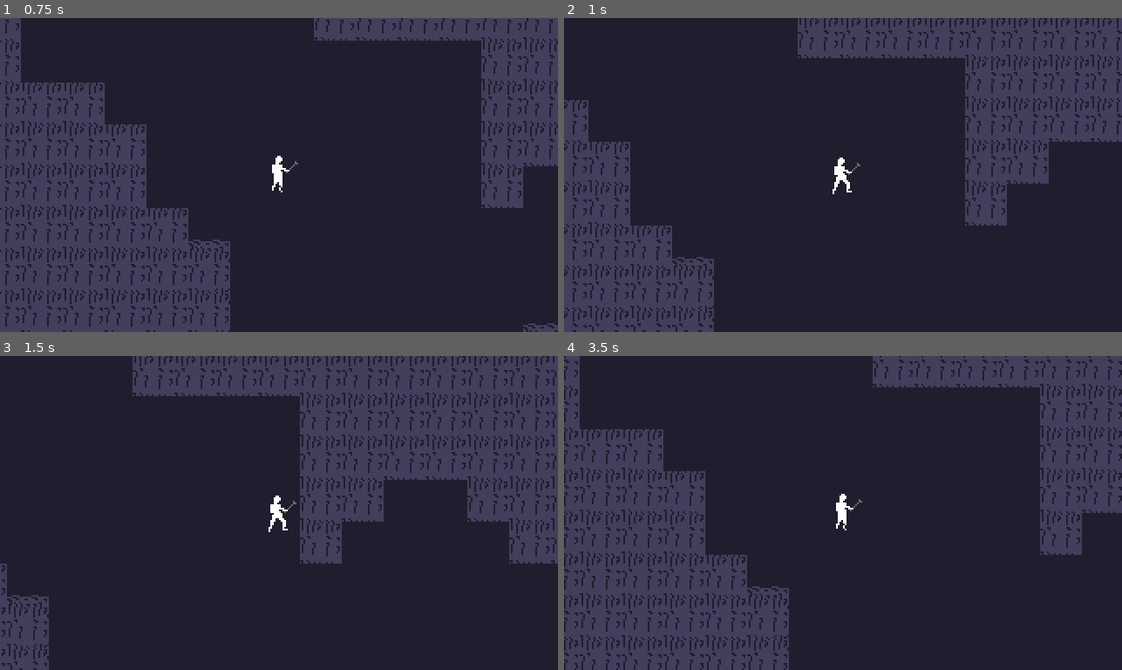
Above: before the commit, frames 1-4 (two rows, left to right).
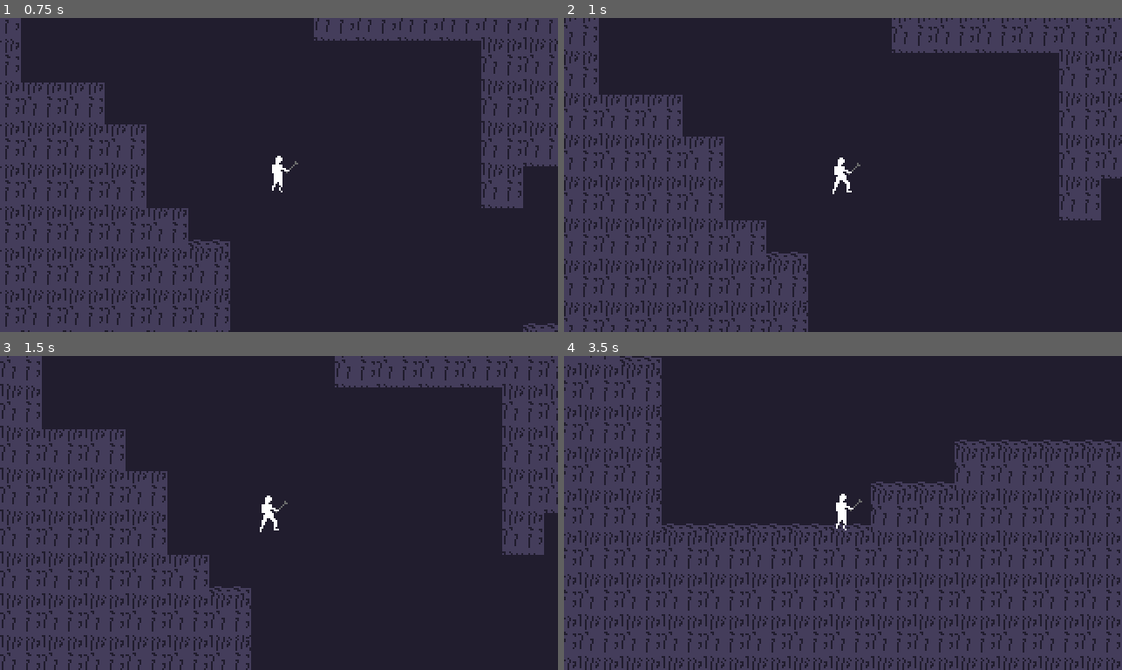
Above: after the commit, the same moments.

Repository: dedekm/ld50
Game: Godot game, scene res://src/Level.tscn
The game is run twice, just before and just after one commit, with the same random seed, the same clock (stepped at 60 frames per second) and the same inputs.
Inputs:
- Up to frame 1 (0.75 s): tap Enter at 0.5, 0.6 s; hold Right (ui_right) from 0.53 s (still down)
- Up to frame 2 (1 s): keep holding Right (ui_right); tap Up (ui_up) at 0.77 s; tap R at 0.8 s
- Up to frame 3 (1.5 s): keep holding Right (ui_right); tap R at 1.35 s
- Up to frame 4 (3.5 s): tap Up (ui_up) at 1.52, 3.02 s; tap Enter at 1.55, 2.85 s; release Right (ui_right) at 2.03 s; hold Left (ui_left) 2.03-2.78 s; tap Space (action) at 2.1, 2.75 s; tap R at 2.3 s; hold Right (ui_right) from 2.78 s (still down)

Frame 1 is identical in both runs. In frame 2, 28% of the frame differs, in the area x 0-100%, y 0-100%; in frame 3, 42%; in frame 4, 47%.

Commit message:
sm tweaks to game control

Diff:
--- a/src/Level.gd
+++ b/src/Level.gd
@@ -6,11 +6,18 @@
 
 func _ready():
   var size = OS.get_real_window_size()
-  OS.set_window_size(size * 4)
-  OS.center_window()
+  if size.x == 320:
+    OS.set_window_size(size * 2)
+    OS.center_window()
 
 func _unhandled_input(event):
   if event is InputEventKey:
-    if event.pressed and event.scancode == KEY_ENTER:
-      platformer = !platformer
-      player.change_gamestyle()
+    if event.pressed:
+      match event.scancode:
+        KEY_ENTER:
+          platformer = !platformer
+          player.change_gamestyle()
+        KEY_R:
+          get_tree().reload_current_scene()
+        KEY_ESCAPE:
+          get_tree().quit()
--- a/src/Player.gd
+++ b/src/Player.gd
@@ -37,8 +37,8 @@
   if movement_disabled:
     return
 
-  if position.y > get_viewport().size.y + 100:
-    get_tree().reload_current_scene()
+#  if position.y > get_viewport().size.y + 100:
+#    get_tree().reload_current_scene()
 
   velocity.x = 0
 
